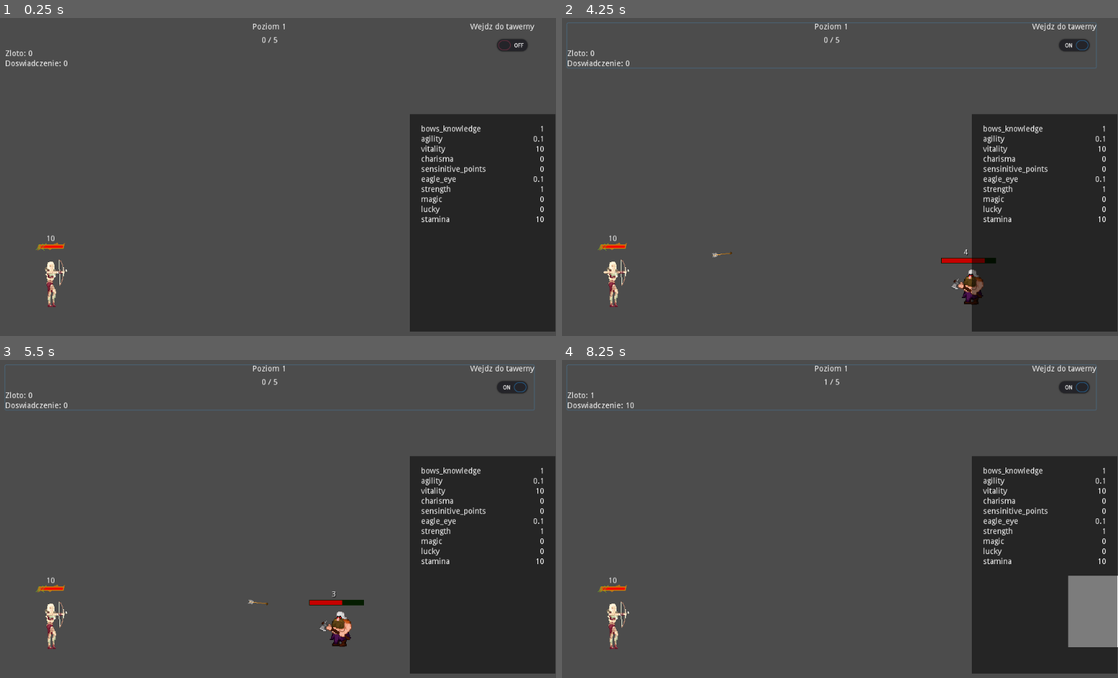
Above: before the commit, frames 1-4 (two rows, left to right).
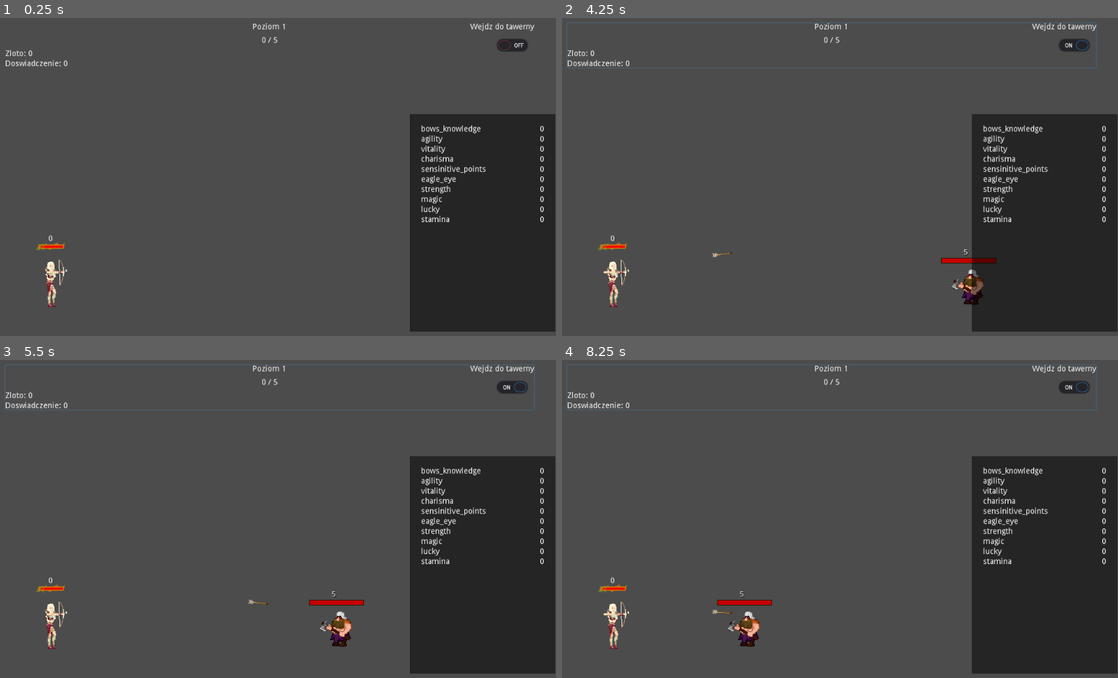
Above: after the commit, the same moments.

Repository: Flying-Octopus-Team/Asterielle
Game: Godot game, scene res://Scenes/World.tscn
The game is run twice, just before and just after one commit, with the same random seed, the same clock (stepped at 60 frames per second) and the same inputs.
Inputs:
- Up to frame 1 (0.25 s): no input
- Up to frame 2 (4.25 s): click "Wejdz do tawerny" at 0.5 s; click "Wejdz do tawerny" at 1.25 s; click "Wejdz do tawerny" at 2 s
- Up to frame 3 (5.5 s): no input
- Up to frame 4 (8.25 s): no input

The runs differ from the first frame. In frame 1, less than 0.1% of the frame differs, in the area x 8-98%, y 33-71%; in frame 2, 0.1%; in frame 3, 0.2%; in frame 4, 2.7%, in the area x 5-100%, y 6-91%.

Commit message:
Optimize changing value
Now value is changing only if added new changer

Diff:
--- a/Scripts/ElfStats.gd
+++ b/Scripts/ElfStats.gd
@@ -10,6 +10,7 @@
 	var name : String
 	var default_value : float = 0
 	var value : float = 0 setget set_value, get_value
+	var changed_value : float = value
 	var changers : Array = []
 
 	func _init(n:String, dv:float=0):
@@ -22,10 +23,23 @@
 		emit_signal("value_changed", self)
 
 	func get_value() -> float:
-		if changers.size() == 0:
-			return value
+		return changed_value
 
-		var changed_value = value
+	func get_unchanged_value() -> float:
+		return value
+
+	func reset() -> void:
+		value = default_value
+		changed_value = value
+		changers.clear()
+
+	func named(n:String) -> bool:
+		return name == n
+
+	func add_changer(changer) -> void:
+		changers.push_back(changer)
+
+		changed_value = value
 
 		for c in changers:
 			changed_value = c.get_multiplayed_value(changed_value)
@@ -33,20 +47,6 @@
 		for c in changers:
 			changed_value = c.get_added_value(changed_value)
 
-		return changed_value
-
-	func get_unchanged_value() -> float:
-		return value
-
-	func reset() -> void:
-		value = default_value
-		changers.clear()
-
-	func named(n:String) -> bool:
-		return name == n
-
-	func add_changer(changer) -> void:
-		changers.push_back(changer)
 		emit_signal("value_changed", self)
 
 ##################################################
